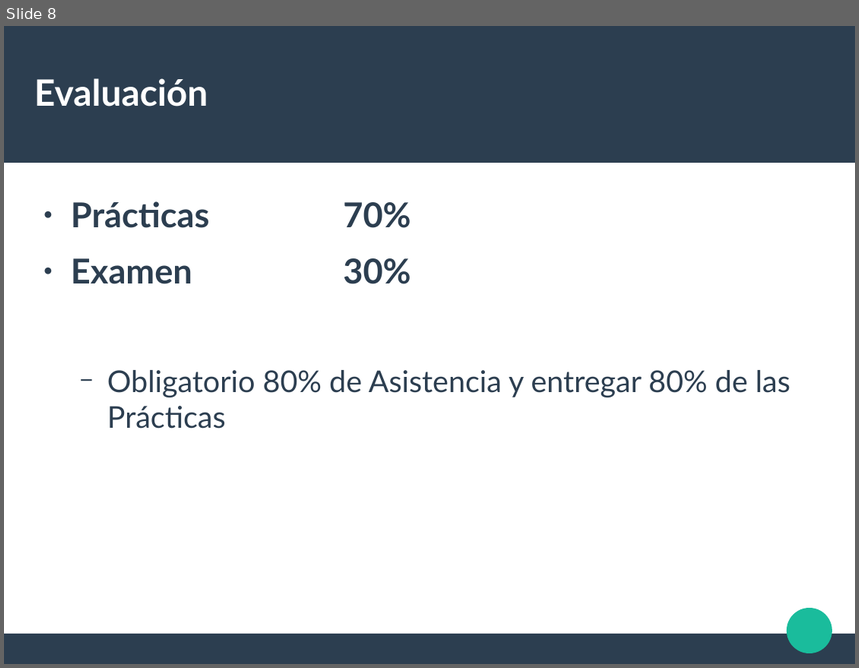
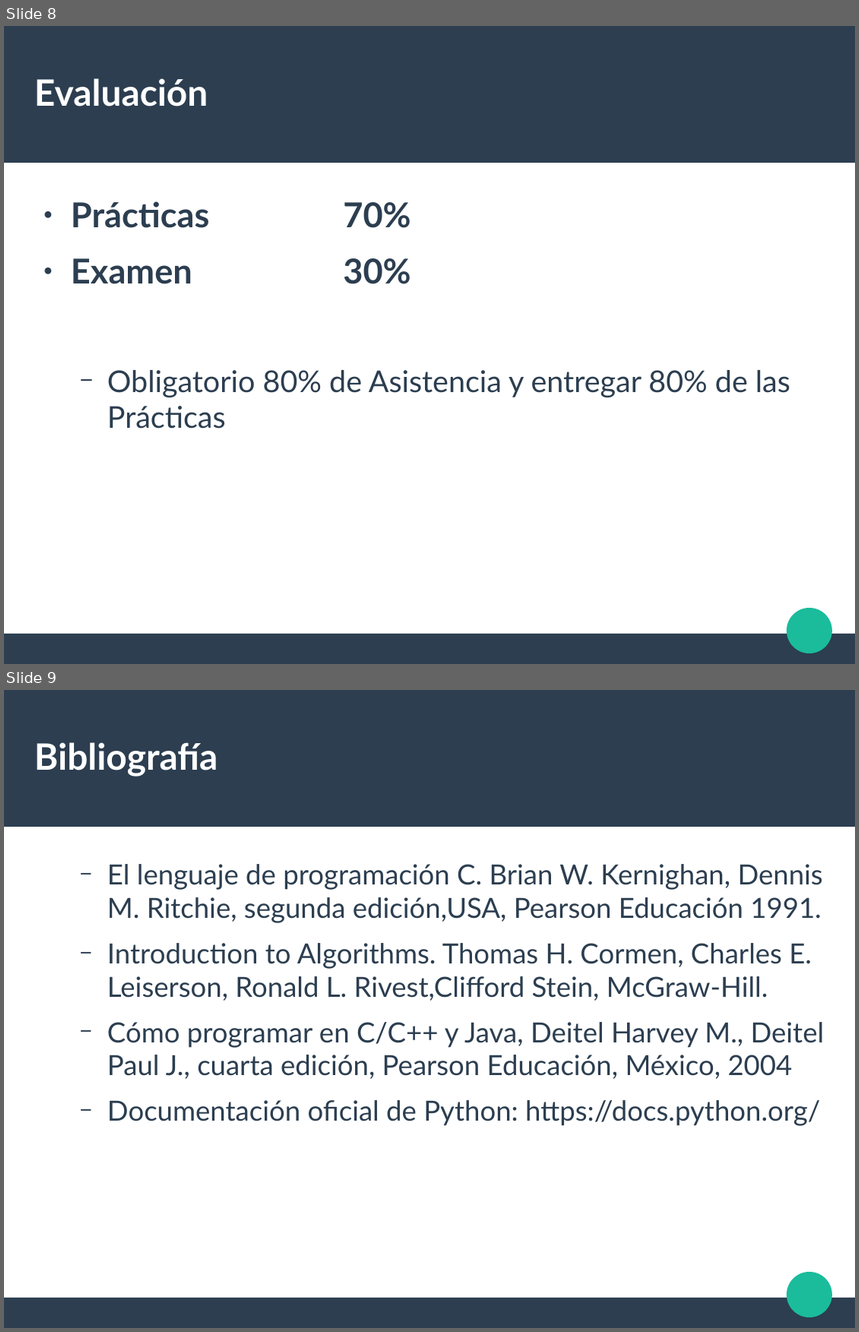
Before and after one commit to liowiki/EDA1-20192, a slide deck: PresentacionLEDyAIGit.odp. Shown one above the other, each under a label of ours: slide 8 before the commit, slides 8 and 9 after it. The pictures are 859x668 and 859x1332 pixels, drawn with LibreOffice and Linux fonts; fonts in the diff are those of the drawing. Boxes give left, top, right and bottom in pixels: in the first picture for what was removed or moved away, otherwise in the second. Text is boxed around its words. In the diff, an @@ line names an element or a change of style, - is before the commit and + after.

```diff
--- a/PresentacionLEDyAIGit.odp
+++ b/PresentacionLEDyAIGit.odp
@@ slide 9 added at [4, 690, 855, 1328], background #FFFFFF; not listed: 3 template elements that a slide beside it also shows @@
@@ title added at [34, 742, 218, 777], 33.9 pt, text #FFFFFF, bold @@
+Bibliografía
@@ text added at [107, 864, 825, 1126], 25.9 pt, text #2C3E50 @@
+  − El lenguaje de programación C. Brian W. Kernighan, Dennis M. Ritchie, segunda edición,USA, Pearson Educación 1991.
+  − Introduction to Algorithms. Thomas H. Cormen, Charles E. Leiserson, Ronald L. Rivest,Clifford Stein, McGraw-Hill.
+  − Cómo programar en C/C++ y Java, Deitel Harvey M., Deitel Paul J., cuarta edición, Pearson Educación, México, 2004
+  − Documentación oficial de Python: https://docs.python.org/
```
Also in this commit, not shown: 1 other file.
